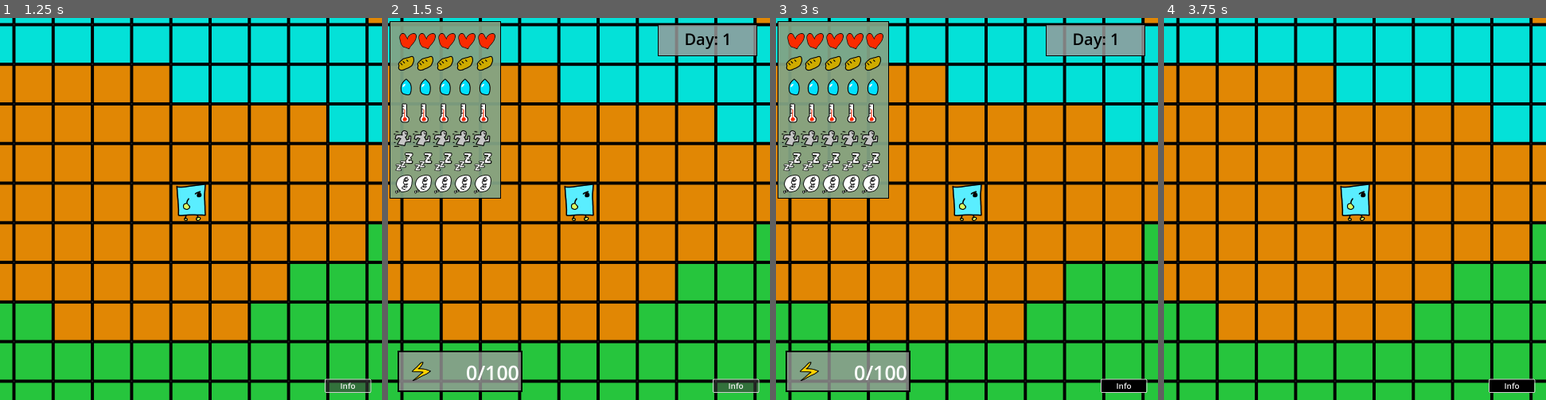
Above: before the commit, frames 1-4 (left to right).
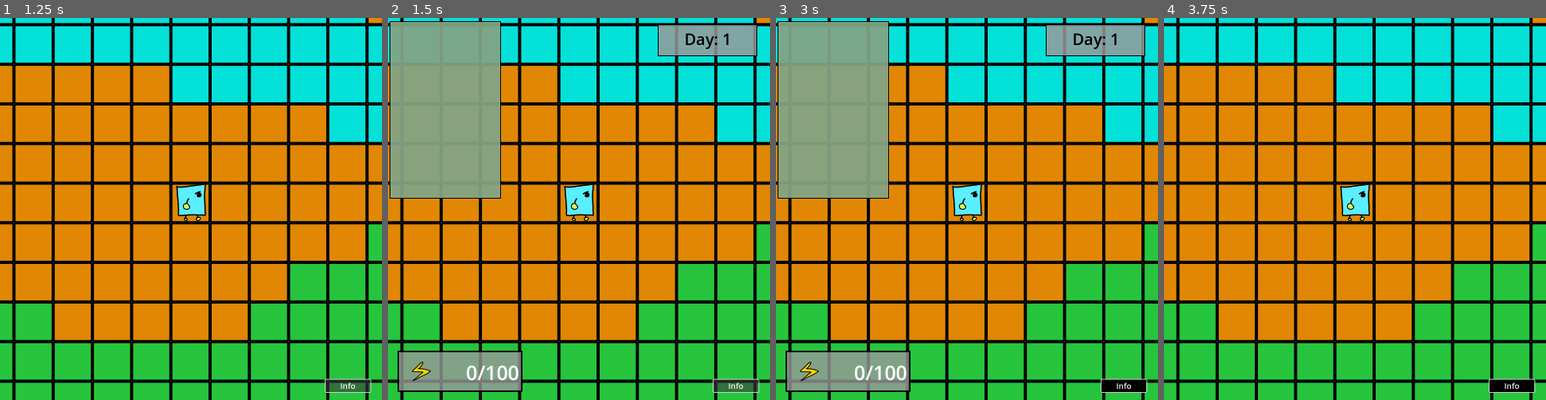
Above: after the commit, the same moments.

Repository: K16858/rl-survival
Game: Godot game, scene res://scene/main.tscn
Two runs of this game, one before a commit and one after it. Both use one fixed random seed, a clock stepped at 60 frames per second and the inputs below.
Inputs (mouse positions are in pixels of both pictures, inside the frame that each line leads up to):
- Up to frame 1 (1.25 s): click "Info" at 0.5 s
- Up to frame 2 (1.5 s): click "Info" at 1.25 s
- Up to frame 3 (3 s): click "Info" at 2 s; tap Enter at 2.75 s; move the mouse to (1051, 189) at 2.77 s; click (1051, 189) at 2.85 s
- Up to frame 4 (3.75 s): tap Space at 3.5 s; move the mouse to (1221, 40) at 3.52 s; click (1221, 40) at 3.6 s

Frame 1 is identical in both runs. In frame 2, 4.3% of the frame differs, in the area x 1-29%, y 3-47%; in frame 3, 4.3%; in frame 4, nothing differs.
Error in both runs: Invalid access to property or key 'next' on a base object of type 'Nil'. (res://script/player/player.gd:31)

Commit message:
初期化とclampによるエラー処理

Diff:
--- a/godot/script/util/resource_t.gd
+++ b/godot/script/util/resource_t.gd
@@ -1,17 +1,22 @@
 class_name Resource_t
 
-var _resource: float = 1
+var _resource: float
 
 func _init():
-	_resource = 1
+	pass
+
+static func newres(i: float = 0) -> Resource_t:
+	var instance = Resource_t.new()
+	instance._resource = i
+	return instance
 
 func getres() -> float:
 	return _resource
 
 func addres(a: float):
-	_resource = min(_resource + a, 1)
+	_resource = clampf(_resource + a, 0, 1)
 
 # リソースが0になるとtrueを返す
 func subres(s: float)-> bool:
-	_resource = max(_resource - s, 0)
+	_resource = clampf(_resource - s, 0, 1)
 	return _resource == 0.0
